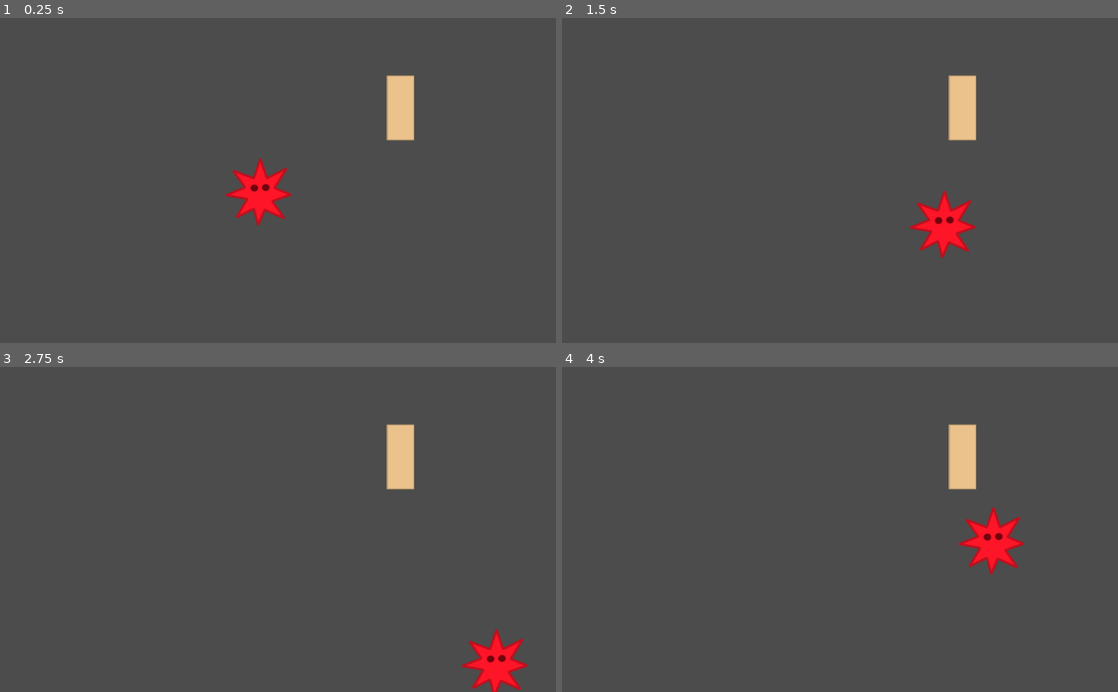
Above: before the commit, frames 1-4 (two rows, left to right).
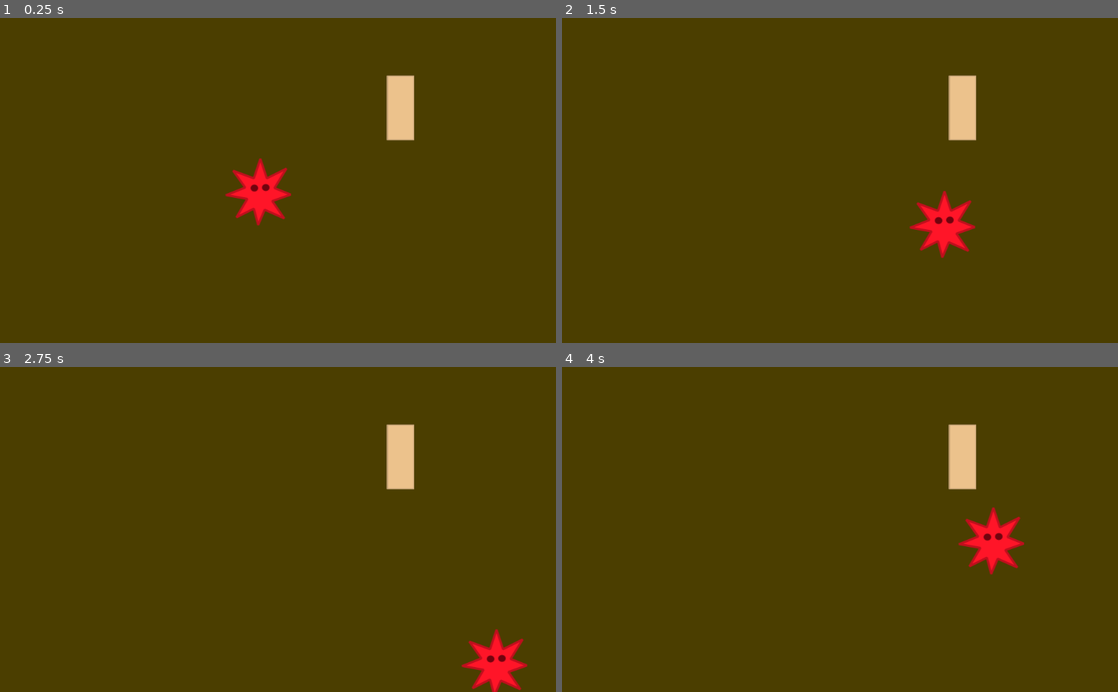
Above: after the commit, the same moments.

Repository: mariothedog/Epidemic-Simulator
Game: Godot game, scene res://Levels/Level 1.tscn
The game is run twice, just before and just after one commit, with the same random seed, the same clock (stepped at 60 frames per second) and the same inputs.
Inputs:
- Up to frame 1 (0.25 s): no input
- Up to frame 2 (1.5 s): tap Enter at 0.5 s; hold D (move_right) 0.53-1.28 s; hold S (move_down) from 1.28 s (still down)
- Up to frame 3 (2.75 s): release S (move_down) at 2.03 s; hold D (move_right) from 2.03 s (still down)
- Up to frame 4 (4 s): release D (move_right) at 2.78 s; hold W (move_up) 2.78-3.53 s; hold A (move_left) from 3.53 s (still down)

The runs differ from the first frame. In frame 1, 98% of the frame differs, in the area x 0-100%, y 0-100%; in frame 2, 98%; in frame 3, 98%; in frame 4, 98%.

Commit message:
Added a background

Diff:
--- a/Levels/Level 1.tscn
+++ b/Levels/Level 1.tscn
@@ -5,6 +5,14 @@
 
 [node name="Level 1" type="Node2D"]
 
+[node name="ColorRect" type="ColorRect" parent="."]
+margin_right = 1024.0
+margin_bottom = 600.0
+color = Color( 0.298039, 0.247059, 0, 1 )
+__meta__ = {
+"_edit_use_anchors_": false
+}
+
 [node name="Human" parent="." instance=ExtResource( 2 )]
 position = Vector2( 738, 166 )
 
